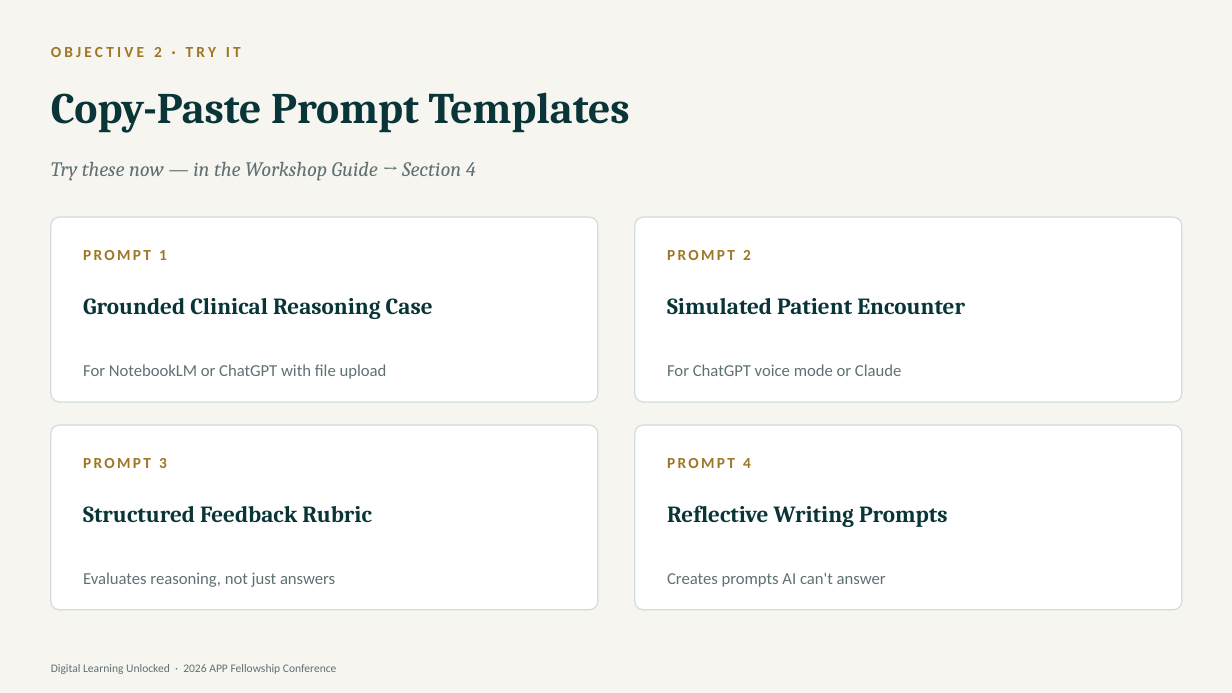
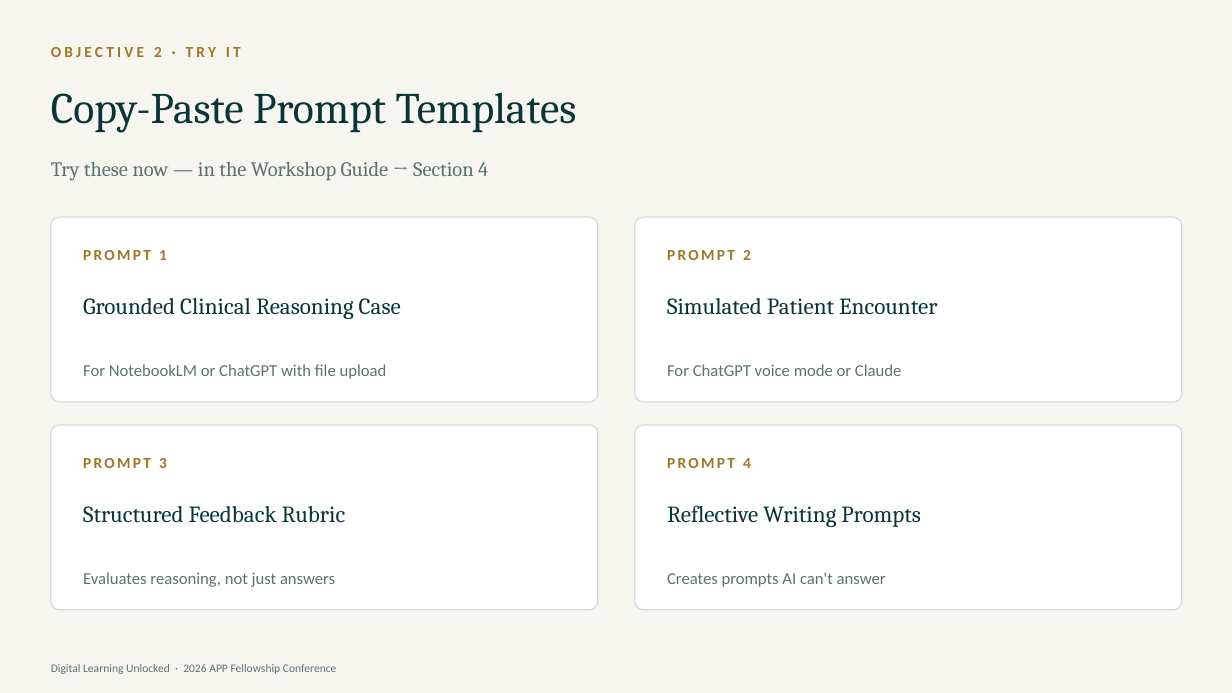
Before and after one commit to diana-brewer/digital-learning-unlocked, a slide deck: slide 15 of Digital Learning Unlocked - Slide Deck.pptx. Drawn at 1232x693 pixels with LibreOffice and Linux fonts; fonts in the diff are those of the drawing. Boxes give left, top, right and bottom in pixels: in the first picture for what was removed or moved away, otherwise in the second. Text is boxed around its words. In the diff, an @@ line names an element or a change of style, - is before the commit and + after.

```diff
--- a/Digital Learning Unlocked - Slide Deck.pptx
+++ b/Digital Learning Unlocked - Slide Deck.pptx
@@ text "Try these now — in ..." at (51,162,488,181): italic off @@
@@ bold off in 5 elements at (51,92,577,133), (83,298,401,319), (83,506,346,523), (667,298,937,315), (667,505,921,527) @@
```
Also in this commit, not shown: 28 other slides changed, 2 other files.
